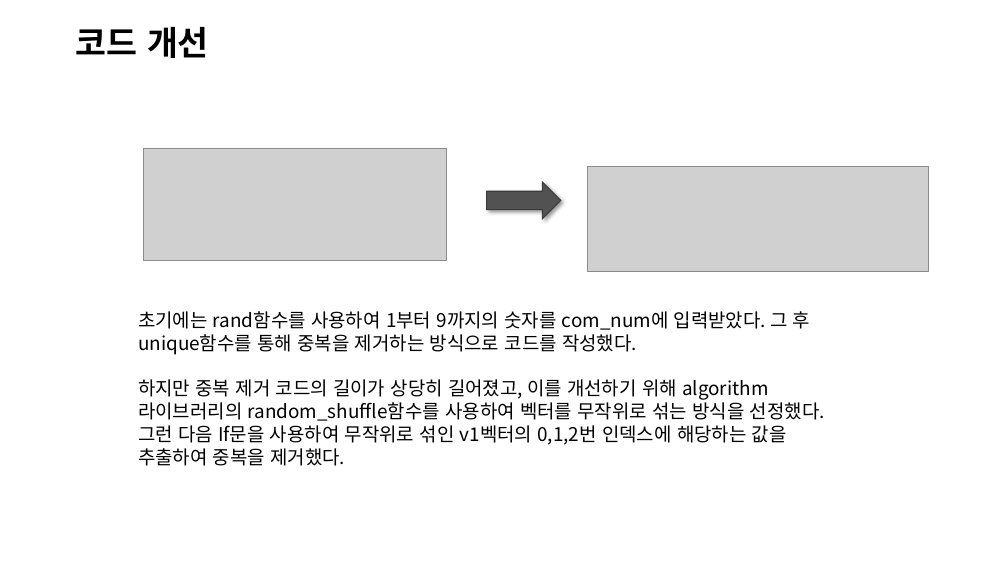
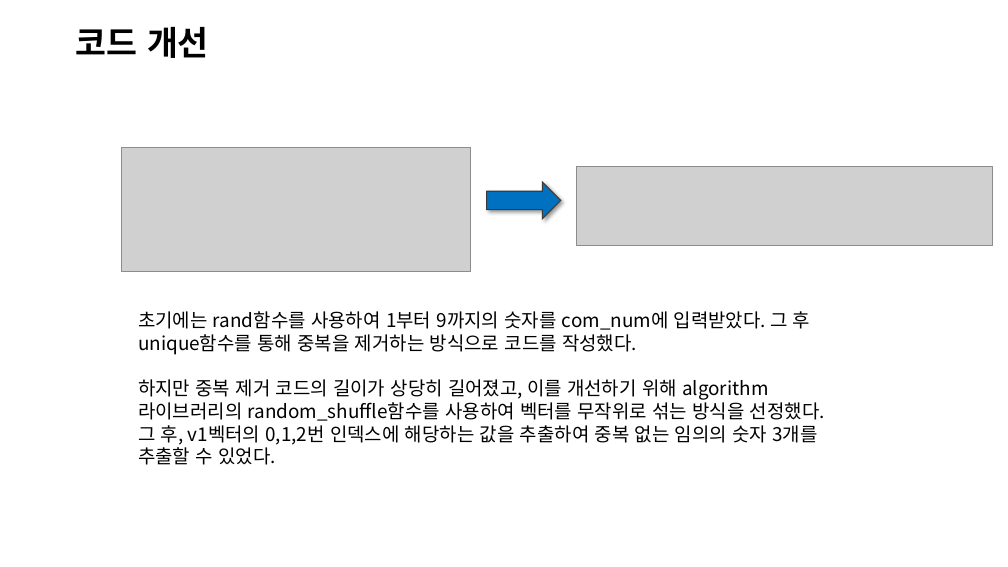
Before and after one commit to aldzl923/C-, a slide deck: slide 10 of Baseball/C++_프로젝트_야구게임.pptx (slide 9 before the commit). Drawn at 1008x567 pixels with LibreOffice and Linux fonts; fonts in the diff are those of the drawing; grey boxes stand for pictures; background and template pictures are left out. Boxes give left, top, right and bottom in pixels: in the first picture for what was removed or moved away, otherwise in the second. Text is boxed around its words. In the diff, an @@ line names an element or a change of style, - is before the commit and + after.

```diff
--- a/Baseball/C++_프로젝트_야구게임.pptx
+++ b/Baseball/C++_프로젝트_야구게임.pptx
@@ picture: place and size @@
-picture at [144,148,447,260]
+picture at [122,147,470,271]
@@ picture: place and size @@
-picture at [588,166,929,271]
+picture at [577,167,993,246]
@@ right arrow at [487,182,561,219]: fill #525252 to #0070C0 @@
@@ text at [138,425,817,465]: text changed @@
-그런 다음 If문을 사용하여 무작위로 섞인 v1벡터의 0,1,2번 인덱스에 해당하는 값을 추출하여 중복을 제거했다.
+그 후, v1벡터의 0,1,2번 인덱스에 해당하는 값을 추출하여 중복 없는 임의의 숫자 3개를 추출할 수 있었다.
```
Also in this commit, not shown: 4 other slides changed, 1 slide added, 1 other file.
